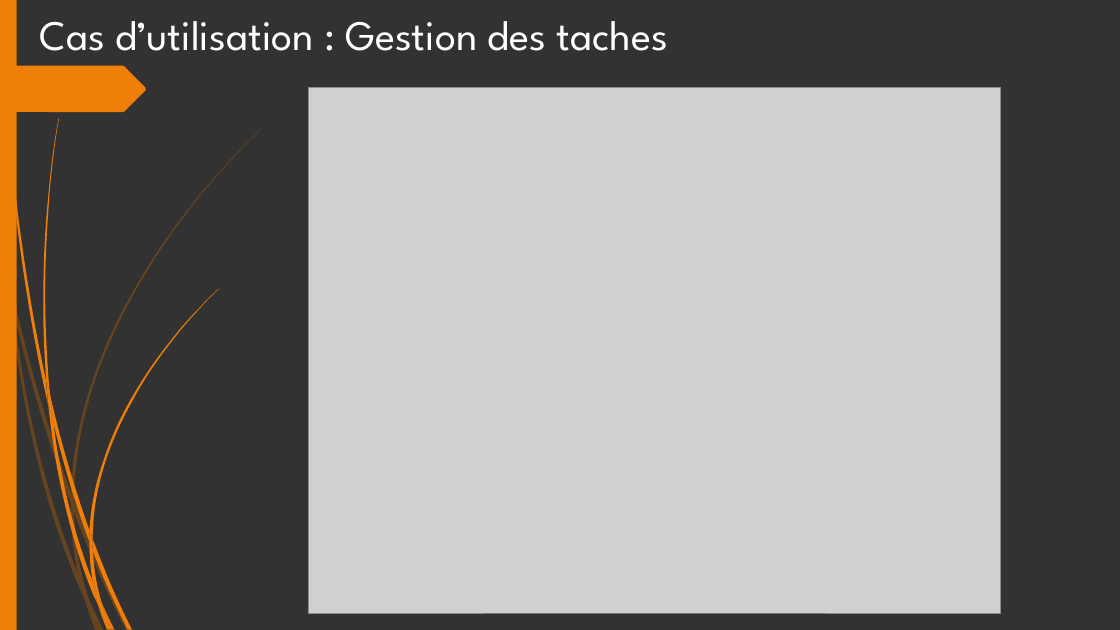
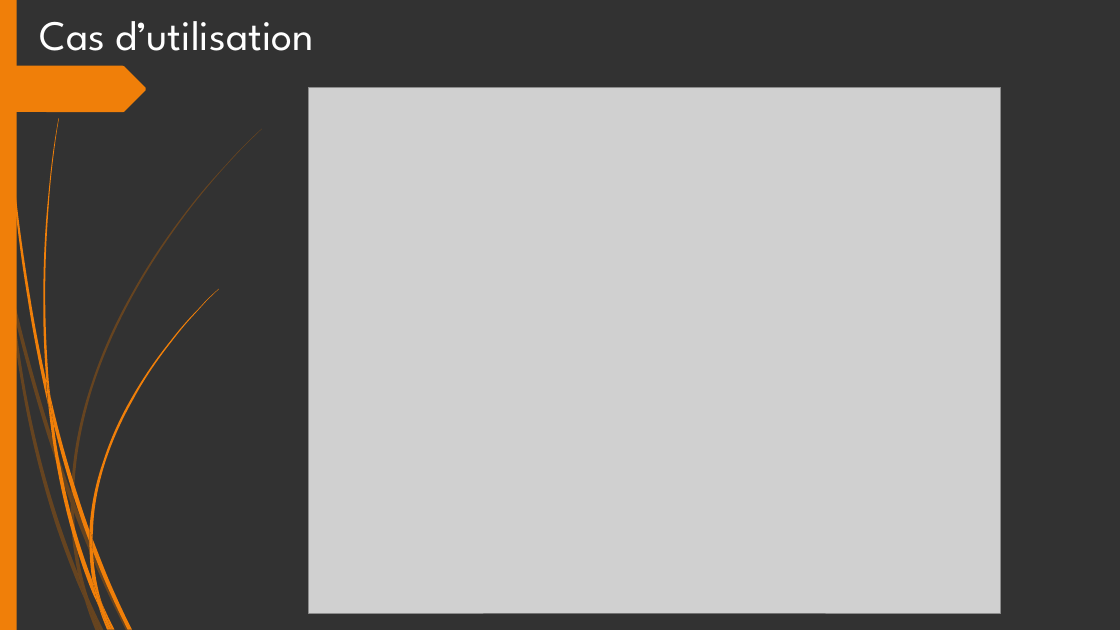
Before and after one commit to avamdui/P7-API, a slide deck: slide 3 of UML/BileMo.pptx. Drawn at 1120x630 pixels with LibreOffice and Linux fonts; fonts in the diff are those of the drawing; grey boxes stand for pictures; background and template pictures are left out. Boxes give left, top, right and bottom in pixels: in the first picture for what was removed or moved away, otherwise in the second. Text is boxed around its words. In the diff, an @@ line names an element or a change of style, - is before the commit and + after.

```diff
--- a/UML/BileMo.pptx
+++ b/UML/BileMo.pptx
@@ title at [40, 21, 313, 51]: text changed @@
-Cas d’utilisation : Gestion des taches
+Cas d’utilisation
```
Also in this commit, not shown: 3 other slides changed, 4 slides added, 2 slides removed, 2 other files.
